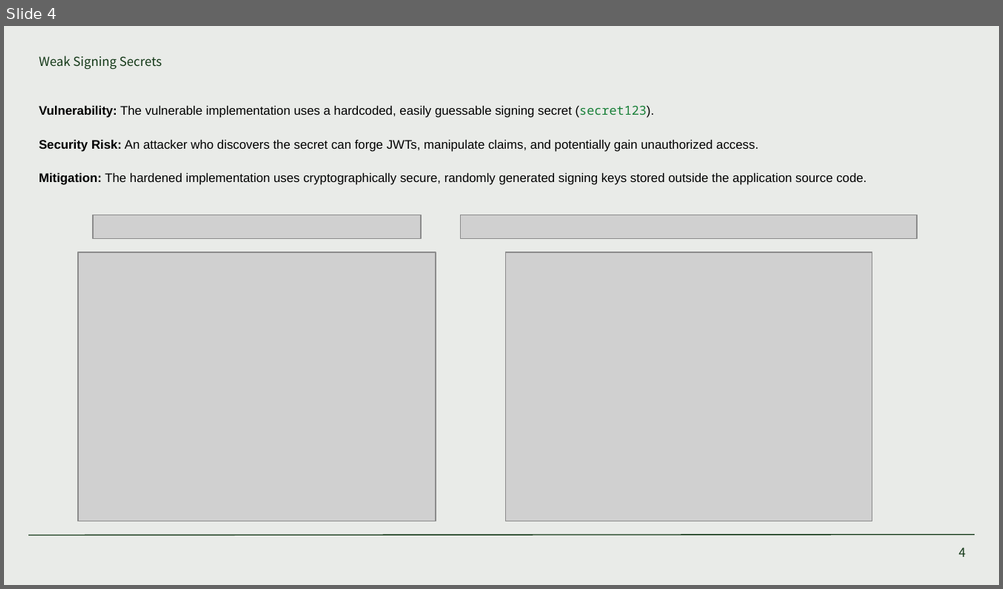
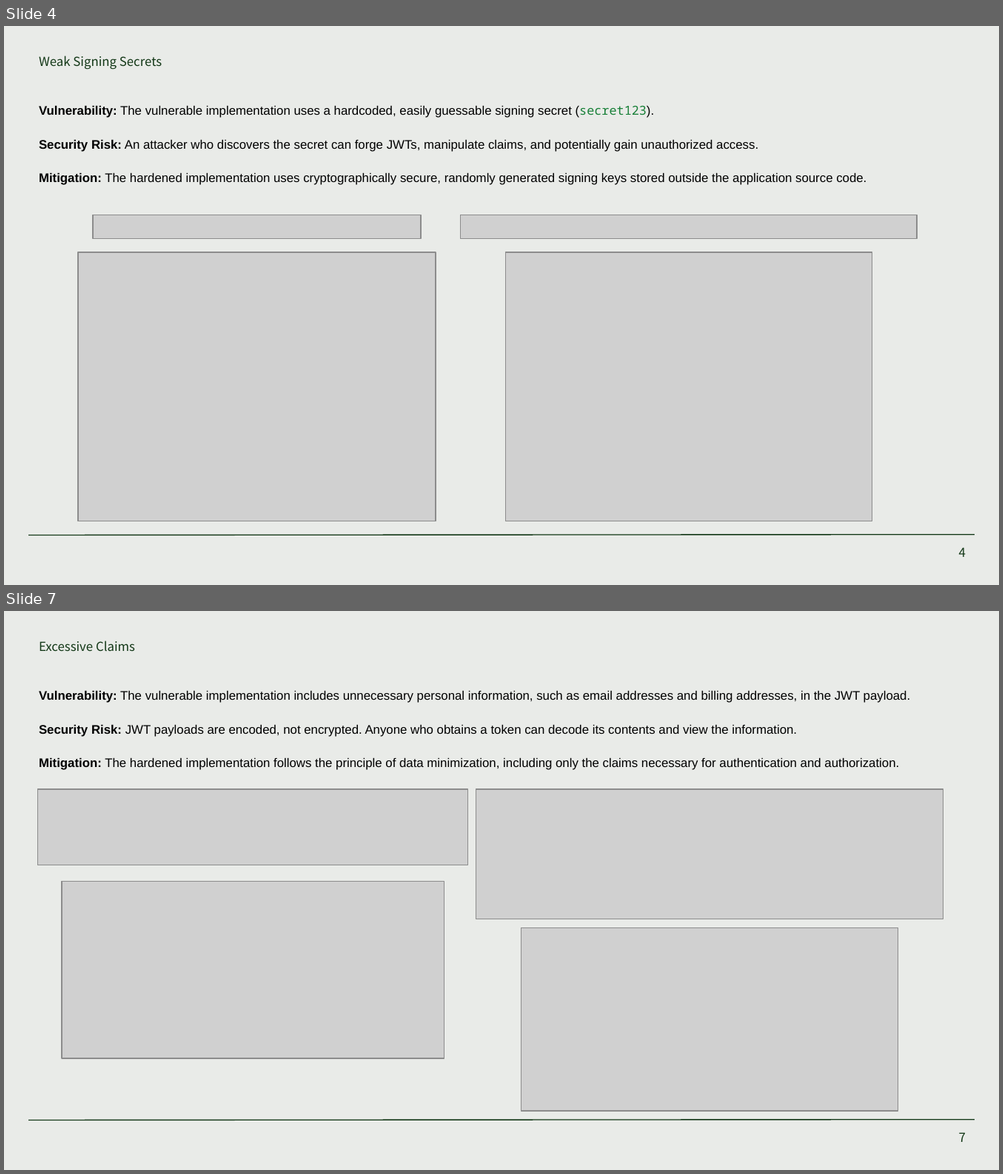
Before and after one commit to sbeveridge12/JWT-Hardening-and-Token-Security, a slide deck: Powerpoint/JWT Hardening and Token Security.pptx. Shown one above the other, each under a label of ours: slide 4 before the commit, slides 4 and 7 after it; the slides between them are not shown. The pictures are 1003x589 and 1003x1174 pixels, drawn with LibreOffice and Linux fonts; fonts in the diff are those of the drawing; grey boxes stand for pictures. Boxes give left, top, right and bottom in pixels: in the first picture for what was removed or moved away, otherwise in the second. Text is boxed around its words. In the diff, an @@ line names an element or a change of style, - is before the commit and + after.

Commit message:
Finished project + unsigned token forger

```diff
--- a/Powerpoint/JWT Hardening and Token Security.pptx
+++ b/Powerpoint/JWT Hardening and Token Security.pptx
@@ slide 7 added at (x1=4, y1=611, x2=999, y2=1170), background #E9EBE8; not listed: 1 template element that a slide beside it also shows @@
@@ subtitle added at (x1=39, y1=641, x2=135, y2=651), 9 pt, text #133817 @@
+Excessive Claims
@@ text added at (x1=39, y1=690, x2=910, y2=770), 9 pt, text #000000 @@
+Vulnerability: The vulnerable implementation includes unnecessary personal information, such as email addresses and billing addresses, in the JWT payload.
+Security Risk: JWT payloads are encoded, not encrypted. Anyone who obtains a token can decode its contents and view the information.
+Mitigation: The hardened implementation follows the principle of data minimization, including only the claims necessary for authentication and authorization.
@@ picture added at (x1=38, y1=789, x2=469, y2=865) @@
@@ picture added at (x1=475, y1=789, x2=942, y2=920) @@
@@ picture added at (x1=62, y1=882, x2=444, y2=1059) @@
@@ picture added at (x1=521, y1=928, x2=898, y2=1111) @@
@@ page number added at (x1=959, y1=1133, x2=965, y2=1142), 9 pt, text #133817 @@
+7
```
Also in this commit, not shown: 4 other slides added, 4 slides removed, 14 other files.
